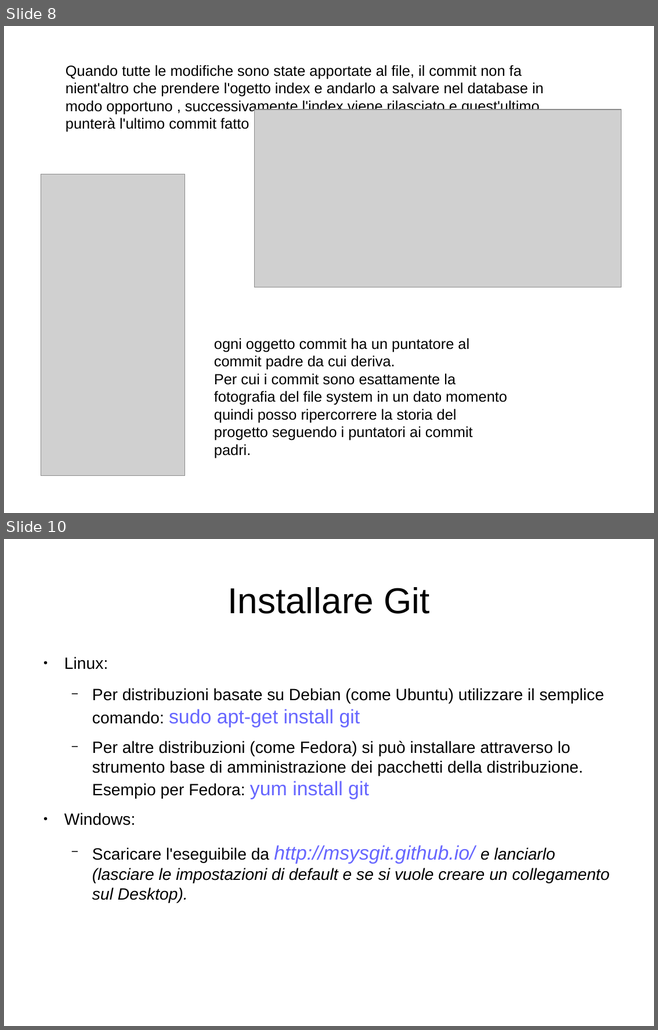
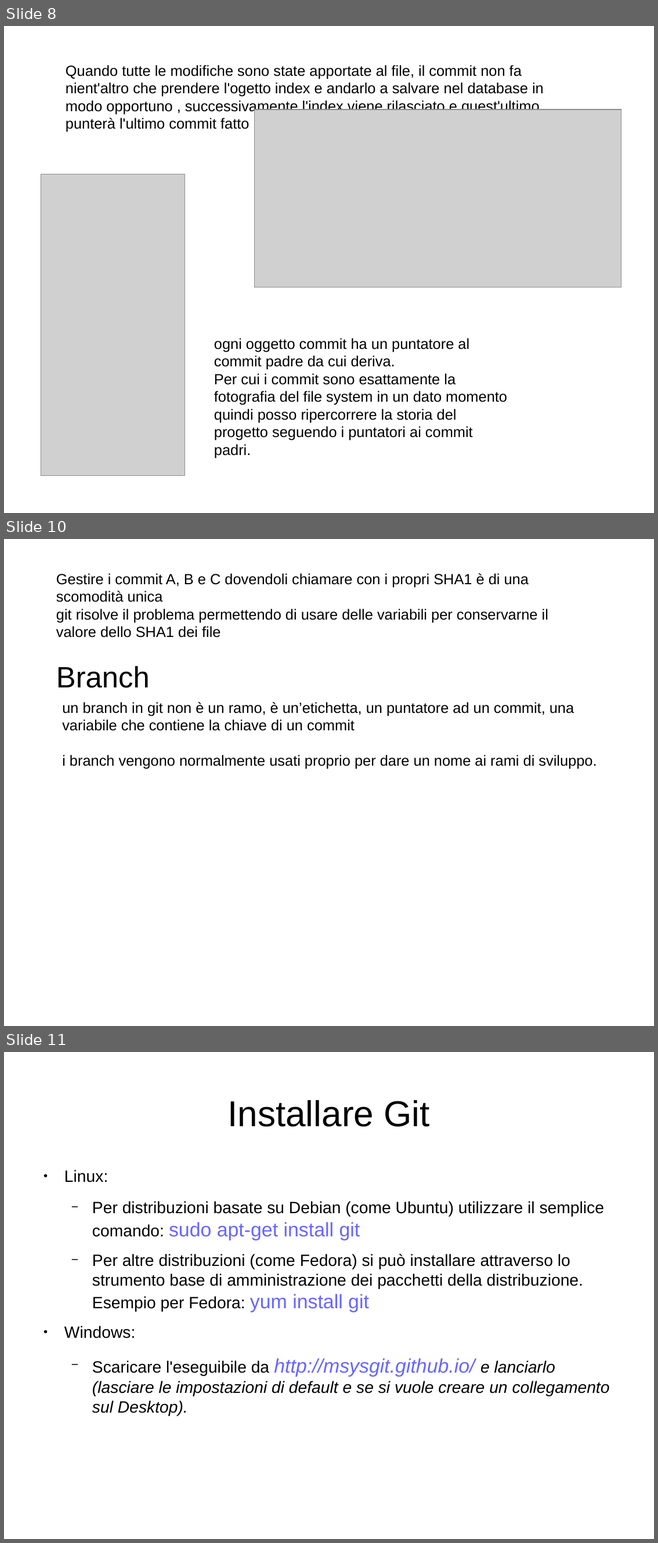
Before and after one commit to GioeleCicchini/Git-Presentation, a slide deck: presentazione git.odp. Shown one above the other, each under a label of ours: slides 8 and 10 before the commit, slides 8, 10 and 11 after it; the slides between them are not shown. The pictures are 658x1030 and 658x1543 pixels, drawn with LibreOffice and Linux fonts; fonts in the diff are those of the drawing; grey boxes stand for pictures. Boxes give left, top, right and bottom in pixels: in the first picture for what was removed or moved away, otherwise in the second. Text is boxed around its words. In the diff, an @@ line names an element or a change of style, - is before the commit and + after.

```diff
--- a/presentazione git.odp
+++ b/presentazione git.odp
@@ slide 10 added at box(4, 539, 654, 1026), background #FFFFFF @@
@@ text added at box(56, 573, 548, 638), 18 pt, text #000000 @@
+Gestire i commit A, B e C dovendoli chiamare con i propri SHA1 è di una scomodità unica
+git risolve il problema permettendo di usare delle variabili per conservarne il valore dello SHA1 dei file
@@ text added at box(56, 666, 150, 688), 36 pt, text #000000 @@
+Branch
@@ text added at box(62, 702, 596, 769), 18 pt, text #000000 @@
+un branch in git non è un ramo, è un’etichetta, un puntatore ad un commit, una variabile che contiene la chiave di un commit
+i branch vengono normalmente usati proprio per dare un nome ai rami di sviluppo.
@@ what was slide 10 is now slide 11 @@
```
Also in this commit, not shown: 1 slide changed.
